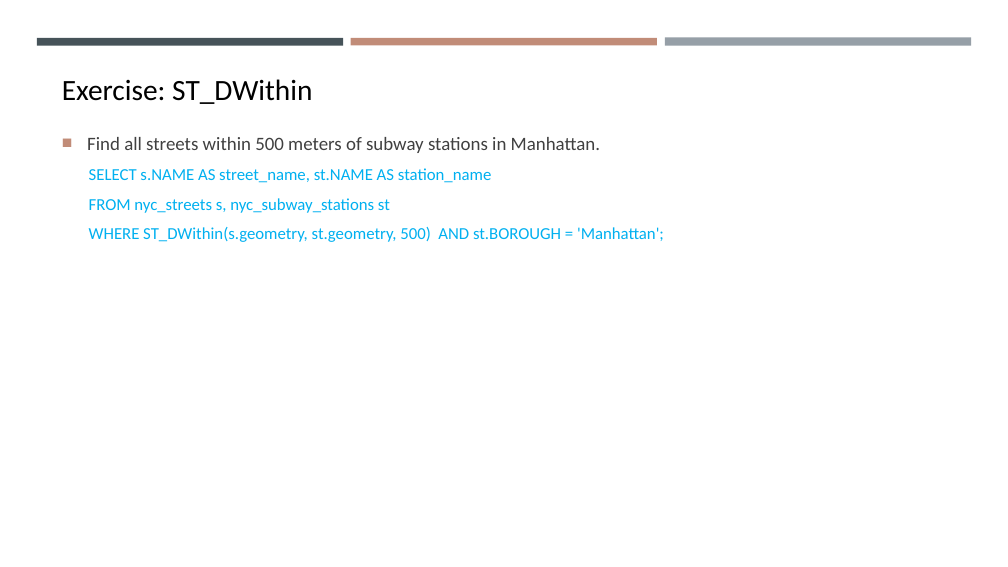
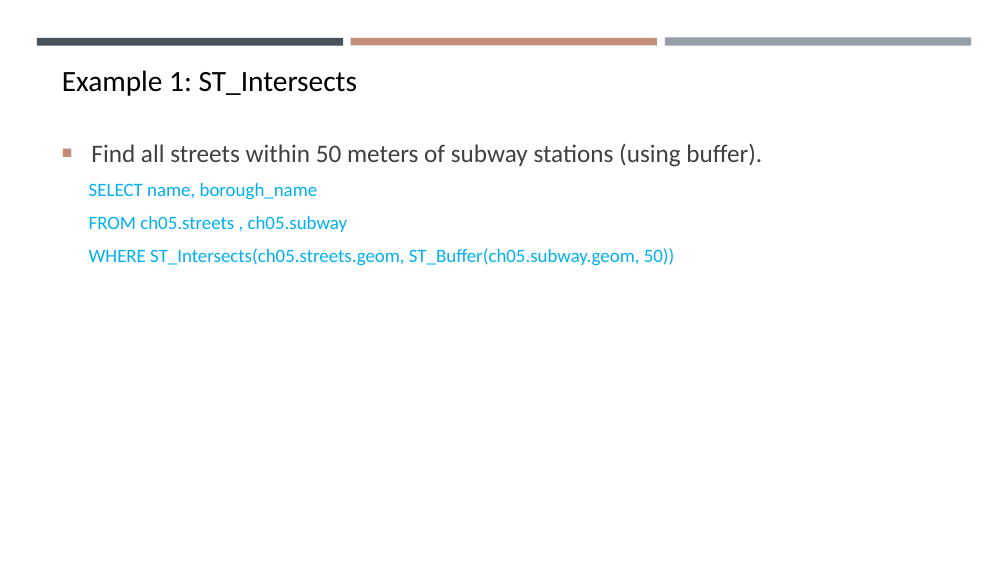
Before and after one commit to gisynw/ssj-376, a slide deck: slide 5 of docs/Lectures/Week05/Week05_Park02.pptx. Drawn at 1008x567 pixels with LibreOffice and Linux fonts; fonts in the diff are those of the drawing. Boxes give left, top, right and bottom in pixels: in the first picture for what was removed or moved away, otherwise in the second. Text is boxed around its words. In the diff, an @@ line names an element or a change of style, - is before the commit and + after.

```diff
--- a/docs/Lectures/Week05/Week05_Park02.pptx
+++ b/docs/Lectures/Week05/Week05_Park02.pptx
@@ text at (62, 70, 357, 96): text changed @@
-Exercise: ST_DWithin
+Example 1: ST_Intersects
@@ text at (89, 144, 762, 266): text changed; size 16 to 18 pt @@
-■ Find all streets within 500 meters of subway stations in Manhattan.
-  SELECT s.NAME AS street_name, st.NAME AS station_name
-  FROM nyc_streets s, nyc_subway_stations st
-  WHERE ST_DWithin(s.geometry, st.geometry, 500) AND st.BOROUGH = 'Manhattan';
+■ Find all streets within 50 meters of subway stations (using buffer).
+  SELECT name, borough_name
+  FROM ch05.streets , ch05.subway
+  WHERE ST_Intersects(ch05.streets.geom, ST_Buffer(ch05.subway.geom, 50))
```
Also in this commit, not shown: 1 other slide changed, 10 slides added.
